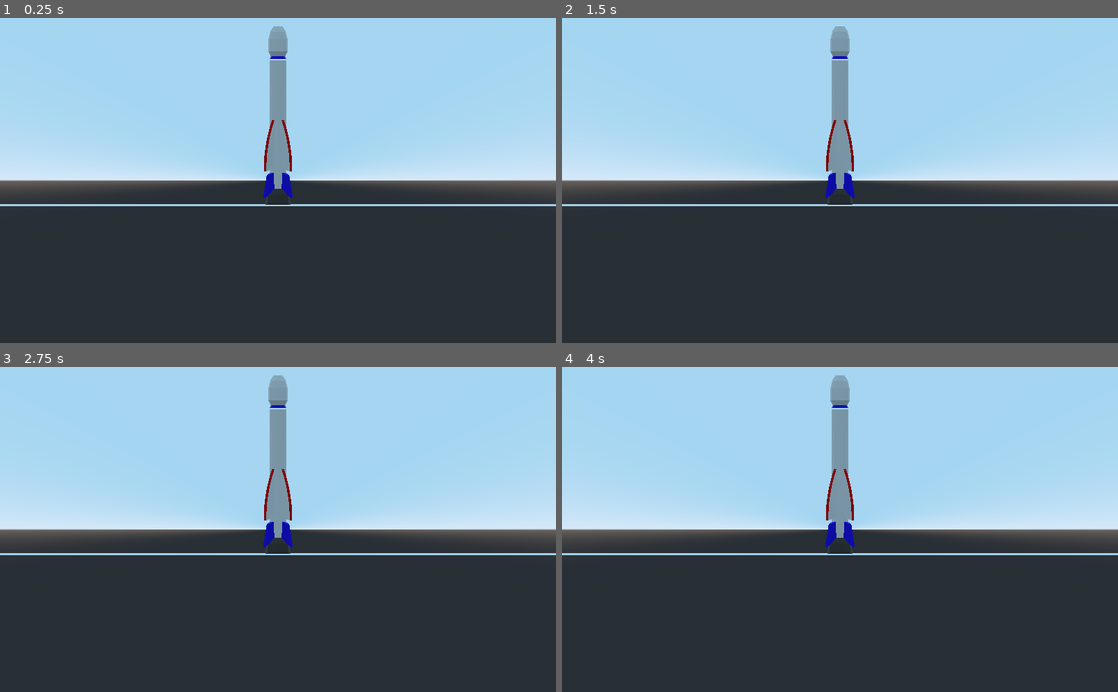
Above: before the commit, frames 1-4 (two rows, left to right).
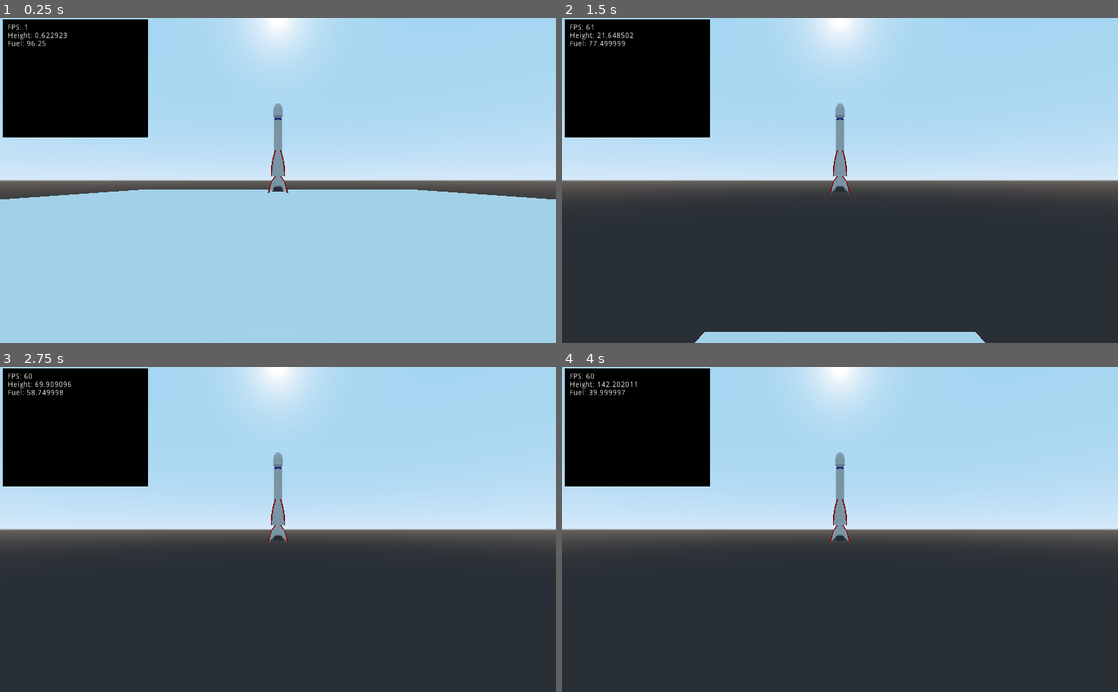
Above: after the commit, the same moments.

Repository: mvpggez/RockIt
Game: Godot game, scene res://Scene/World/earth.tscn
Same seed, same stepped clock (60 frames per second), same inputs: the game is played once before the commit and once after it. The project has no main scene, so this scene is started directly.
Inputs:
- Up to frame 1 (0.25 s): no input
- Up to frame 2 (1.5 s): no input
- Up to frame 3 (2.75 s): no input
- Up to frame 4 (4 s): no input

The runs differ from the first frame. In frame 1, 60% of the frame differs, in the area x 0-100%, y 0-100%; in frame 2, 17%; in frame 3, 15%; in frame 4, 15%.

Commit message:
Values of parts are useful now, added simple debugging-UI for testing

Diff:
--- /dev/null
+++ b/Scene/UI/debug.tscn
@@ -0,0 +1,32 @@
+[gd_scene load_steps=2 format=2]
+
+[sub_resource type="GDScript" id=1]
+script/source = "extends Control
+
+func _process(delta):
+	#Simple debug-output
+	var rocket = get_node(\"../Rocket\")
+	var s = \"\"
+	s += \"FPS: \"+str(Engine.get_frames_per_second() )+\"\\n\"
+	s += \"Height: \"+str(rocket.get_height())+\"\\n\"
+	s += \"Fuel: \"+str(rocket.get_fuel())+\"\\n\"
+	$RichTextLabel.text = s
+"
+
+[node name="Control" type="Control"]
+anchor_right = 1.0
+anchor_bottom = 1.0
+script = SubResource( 1 )
+
+[node name="ColorRect" type="ColorRect" parent="."]
+margin_left = 4.81152
+margin_top = 1.75809
+margin_right = 272.812
+margin_bottom = 220.758
+color = Color( 0, 0, 0, 1 )
+
+[node name="RichTextLabel" type="RichTextLabel" parent="."]
+margin_left = 14.3785
+margin_top = 10.7887
+margin_right = 271.379
+margin_bottom = 215.789
--- a/Scene/World/Rocket/Head/Head00.tscn
+++ b/Scene/World/Rocket/Head/Head00.tscn
@@ -7,3 +7,4 @@
 script = ExtResource( 1 )
 mesh_resource = ExtResource( 2 )
 mesh_offset = Vector3( 0, 0.5, 0 )
+thrust = 1.0
--- a/Scene/World/Rocket/Head/Head01.tscn
+++ b/Scene/World/Rocket/Head/Head01.tscn
@@ -7,3 +7,4 @@
 script = ExtResource( 1 )
 mesh_resource = ExtResource( 2 )
 mesh_offset = Vector3( 0, 0.4, 0 )
+thrust = 2.0
--- a/Scene/World/Rocket/Head/head.gd
+++ b/Scene/World/Rocket/Head/head.gd
@@ -1,4 +1,5 @@
 extends "res://Scene/World/Rocket/part.gd"
 
+export var thrust = 0.0 #Fuel consumption while tilting
 export var fuel_consumption = 0.0 #Fuel consumption while tilting
 export var durability = 3 #Amount of obstacles, that can be destroyed when hit
--- a/Scene/World/Rocket/Thruster/Thruster00.tscn
+++ b/Scene/World/Rocket/Thruster/Thruster00.tscn
@@ -8,3 +8,4 @@
 mesh_resource = ExtResource( 2 )
 mesh_offset = Vector3( 0, 0.5, 0 )
 mesh_height = 1.0
+fuel_consumption = 10.0
--- a/Scene/World/Rocket/Thruster/Thruster01.tscn
+++ b/Scene/World/Rocket/Thruster/Thruster01.tscn
@@ -8,3 +8,5 @@
 mesh_resource = ExtResource( 2 )
 mesh_offset = Vector3( 0, 0.5, 0 )
 mesh_height = 1.0
+fuel_consumption = 15.0
+thrust = 30.0
--- a/Scene/World/Rocket/rocket.tscn
+++ b/Scene/World/Rocket/rocket.tscn
@@ -8,13 +8,21 @@
 export (Resource) var default_thruster = null
 export (Resource) var default_booster = null
 
+var time = 0.0 #time passed since creation of this node
+var time_last_integrate_forces = 0.0 #timestamp of the last time, integrate forces was called
+var height = 0.0 #Height of the Rocket from ground to the top of the tank
+var fuel_remaining = 0.0 #Remaining fuel
+
 func _ready():
 	add_child(default_head.instance())
 	add_child(default_tank.instance())
 	add_child(default_thruster.instance())
+	#add_child(default_booster.instance())
 
 	rebuildRocket()
-	#booster = default_booster.instance()
+
+func _physics_process(delta):
+	time += delta
 
 func rebuildRocket():
 	#clear all parts
@@ -26,8 +34,12 @@
 		child.free()
 	#for child in $\"Booster\".get_children():
 	#	child.free()
-	#instance 3d objects
-	var height = 0.0
+
+	#reset height
+	height = 0.0
+
+	#instance 3d parts
+	#note, that every part translates by its own offset and the height of the parts underneath
 	$\"Thruster\".add_child($\"Thruster\".mesh_resource.instance())
 	$\"Thruster\".translate($\"Thruster\".mesh_offset)
 	height += $\"Thruster\".mesh_height
@@ -39,20 +51,45 @@
 	$\"Head\".add_child($\"Head\".mesh_resource.instance())
 	$\"Head\".translate($\"Head\".mesh_offset+Vector3(0, height, 0))
 
+	#Set startvalue for fuel
+	fuel_remaining = $\"Tank\".capacity
+
 func _integrate_forces(state):
-	if Input.is_action_pressed(\"ui_up\"):
-		#add_central_force needs the force in global space
-		add_central_force(self.transform.basis.xform(Vector3(0,20,0))) #TODO: fix constant values
-	#Version 1: Apply force from Thrusters on the head
-	if Input.is_action_pressed(\"ui_right\"):
-		add_force(self.transform.basis.xform(Vector3(2,0,0)), Vector3(0.0, 3, 0.0)) #TODO: fix constant values
-	if Input.is_action_pressed(\"ui_left\"):
-		add_force(self.transform.basis.xform(Vector3(-2,0,0)), Vector3(0.0, 3, 0.0)) #TODO: fix constant values"
+	#custom delta-implementation
+	var delta = time - time_last_integrate_forces
+	time_last_integrate_forces = time
+
+	#keep integrate_forces updated
+	add_central_force(self.transform.basis.xform(Vector3(0,0.01,0)))
+
+	#you can only control the rocket as long as you have fuel
+	if fuel_remaining > 0:
+		if not Input.is_action_pressed(\"ui_down\"):
+			#add_central_force needs the force in global space
+			add_central_force(self.transform.basis.xform(Vector3(0,$\"Thruster\".thrust,0))) #TODO: fix constant values
+			fuel_remaining -= $\"Thruster\".fuel_consumption*delta
+
+		#Version 1: Apply force from Thrusters on the head
+		if Input.is_action_pressed(\"ui_right\"):
+			add_force(self.transform.basis.xform(Vector3($\"Head\".thrust,0,0)), Vector3(0.0, 3, 0.0)) #TODO: fix constant values
+			fuel_remaining -= $\"Head\".fuel_consumption*delta
+		if Input.is_action_pressed(\"ui_left\"):
+			add_force(self.transform.basis.xform(Vector3(-$\"Head\".thrust,0,0)), Vector3(0.0, 3, 0.0)) #TODO: fix constant values
+			fuel_remaining -= $\"Head\".fuel_consumption*delta
+
+		if fuel_remaining < 0:
+			fuel_remaining = 0
+
+func get_fuel():
+	return fuel_remaining
+
+func get_height():
+	return translation.y"
 
 [sub_resource type="CubeMesh" id=2]
 size = Vector3( 2, 5, 2 )
 
-[sub_resource type="PrismMesh" id=5]
+[sub_resource type="PrismMesh" id=3]
 
 [sub_resource type="BoxShape" id=4]
 extents = Vector3( 1, 2.5, 1 )
--- a/Scene/World/earth.tscn
+++ b/Scene/World/earth.tscn
@@ -1,9 +1,10 @@
-[gd_scene load_steps=7 format=2]
+[gd_scene load_steps=8 format=2]
 
 [ext_resource path="res://Scene/World/Rocket/rocket.tscn" type="PackedScene" id=1]
 [ext_resource path="res://Scene/World/Rocket/Head/Head00.tscn" type="PackedScene" id=2]
 [ext_resource path="res://Scene/World/Rocket/Tank/Tank01.tscn" type="PackedScene" id=3]
-[ext_resource path="res://Scene/World/Rocket/Thruster/Thruster00.tscn" type="PackedScene" id=4]
+[ext_resource path="res://Scene/World/Rocket/Thruster/Thruster01.tscn" type="PackedScene" id=4]
+[ext_resource path="res://Scene/UI/debug.tscn" type="PackedScene" id=5]
 
 [sub_resource type="BoxShape" id=1]
 extents = Vector3( 20, 2, 20 )
@@ -29,9 +30,9 @@
 default_tank = ExtResource( 3 )
 default_thruster = ExtResource( 4 )
 
-[node name="Camera" type="Camera" parent="."]
+[node name="Camera2" type="Camera" parent="Rocket"]
 transform = Transform( 1, 0, 0, 0, 1, 0, 0, 0, 1, 0, 0.755137, 14.3517 )
-projection = 1
 current = true
-fov = 46.4
 size = 10.0
+
+[node name="Control" parent="." instance=ExtResource( 5 )]
Not shown: 1 places in Scene/World/Rocket/rocket.tscn that only renumber resources
